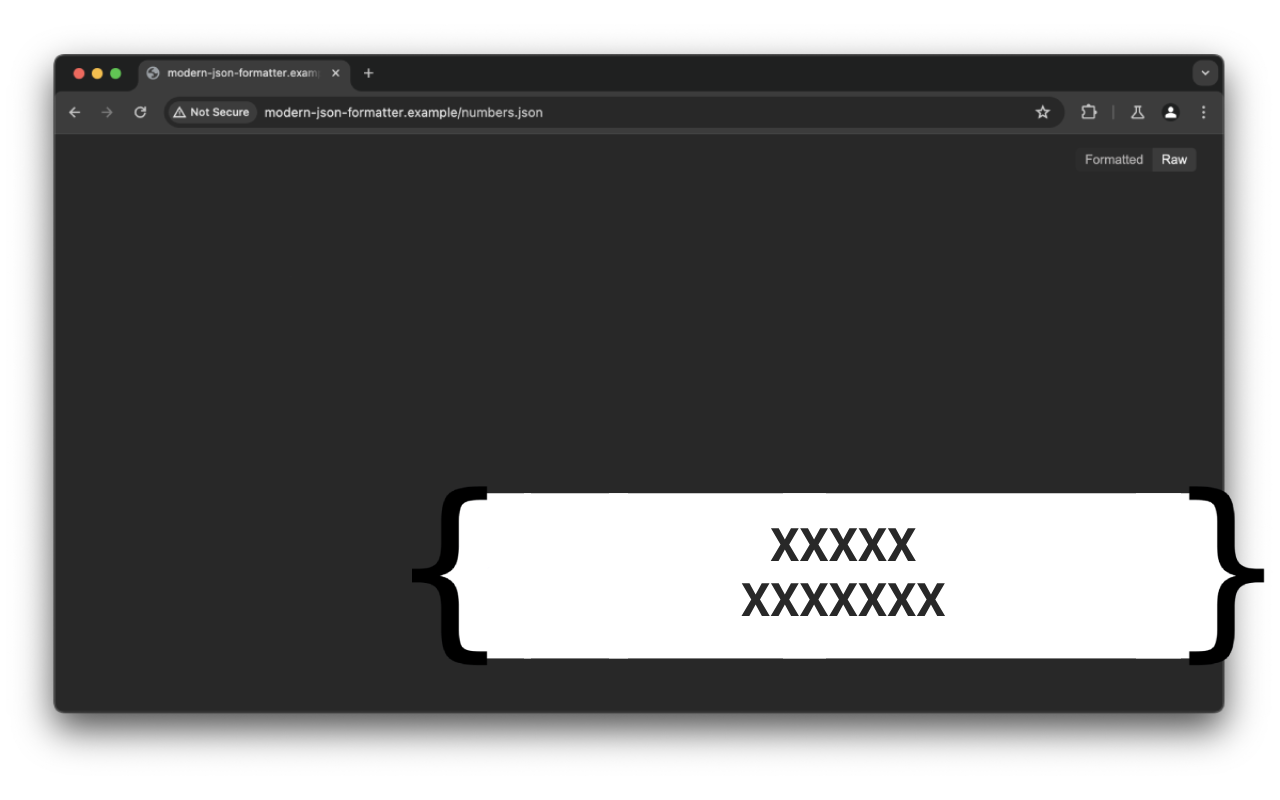
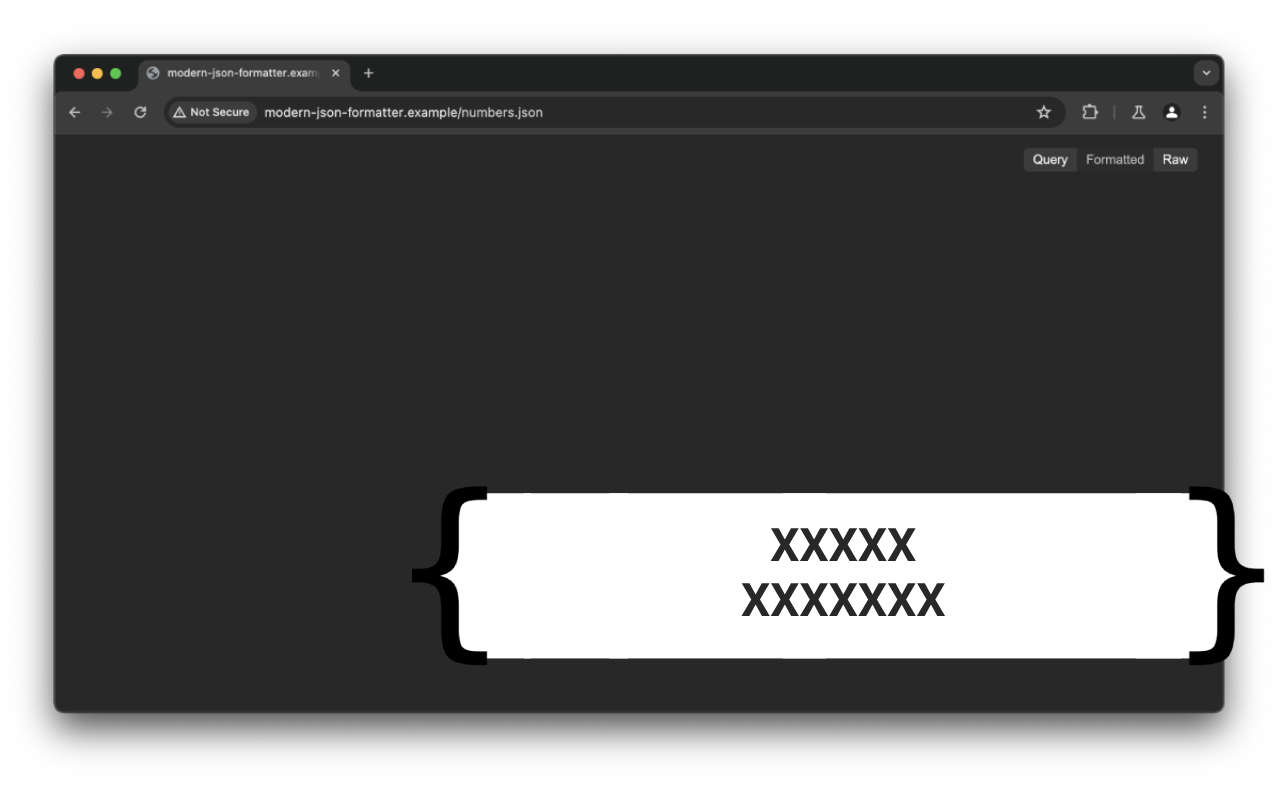
Layered file, before and after one edit (w=1280, h=800). Changes by layer:
painted on "Screenshot 2024-05-25 at 12.40.38" over [1023,59,1220,172]
